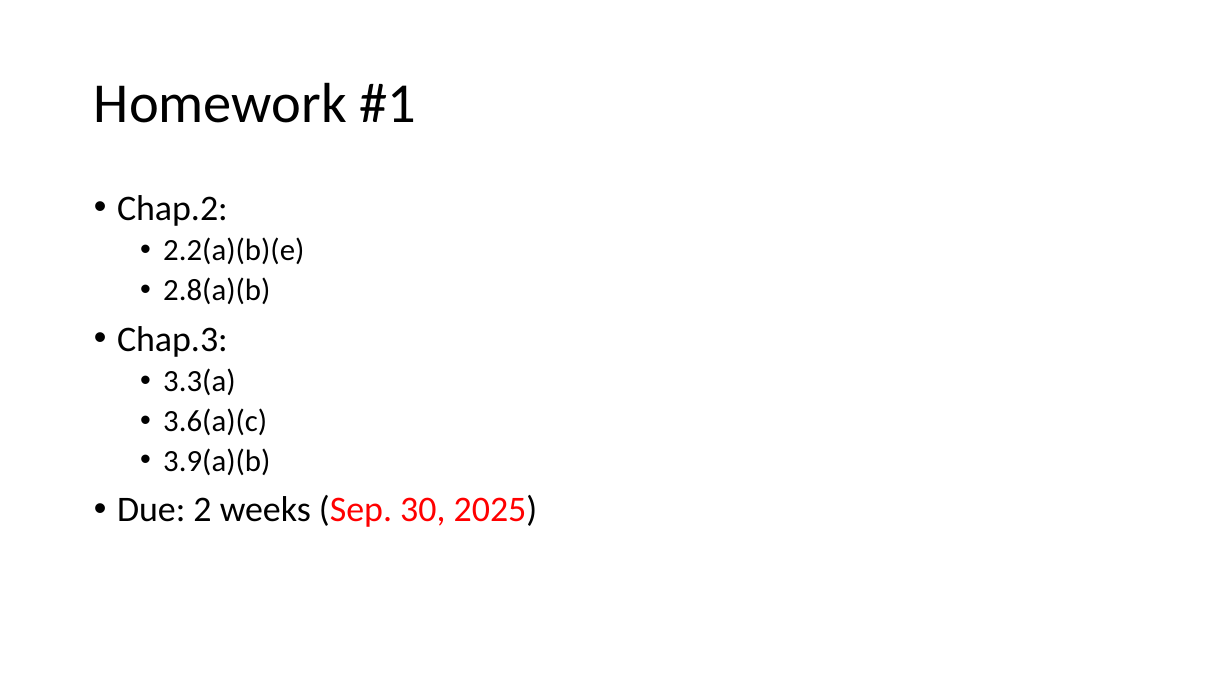
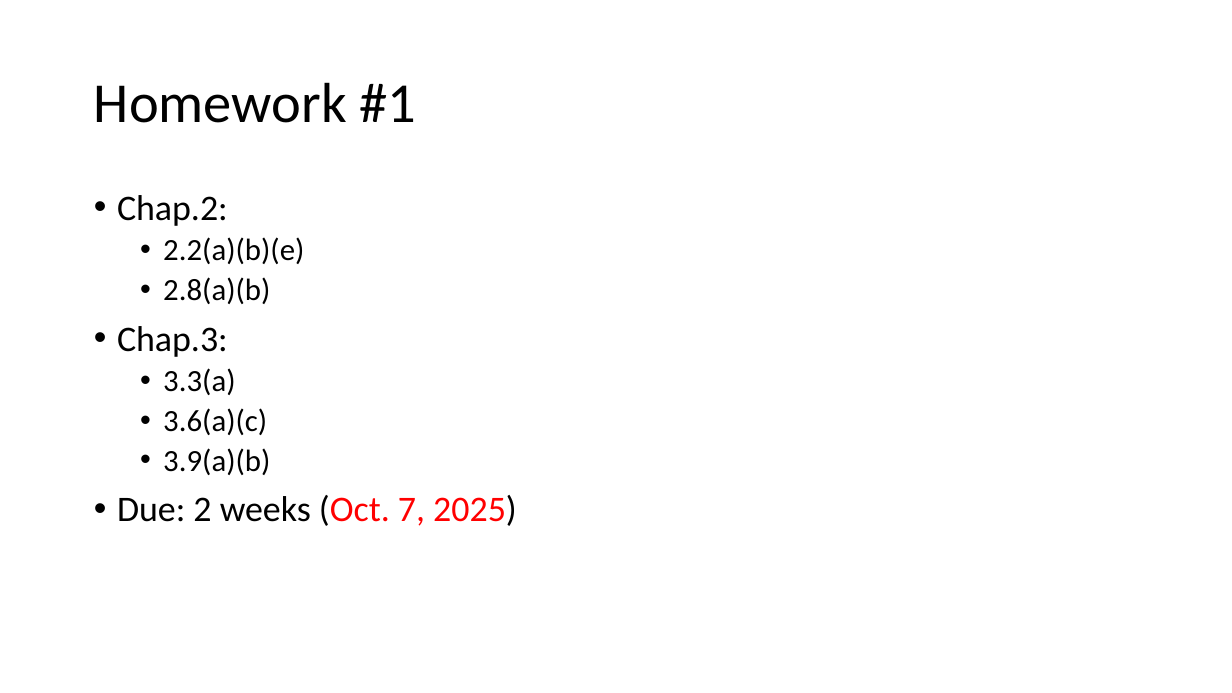
Before and after one commit to chriswjh/chriswjh.github.io, a slide deck: slide 2 of BDA_IFM/HW1.pptx. Drawn at 1232x693 pixels with LibreOffice and Linux fonts; fonts in the diff are those of the drawing. Boxes give left, top, right and bottom in pixels: in the first picture for what was removed or moved away, otherwise in the second. Text is boxed around its words. In the diff, an @@ line names an element or a change of style, - is before the commit and + after.

Commit message:
Files updated

```diff
--- a/BDA_IFM/HW1.pptx
+++ b/BDA_IFM/HW1.pptx
@@ text at box(117, 495, 517, 526): text changed @@
-• Due: 2 weeks (Sep. 30, 2025)
+• Due: 2 weeks (Oct. 7, 2025)
```
Also in this commit, not shown: 1 other slide changed.
